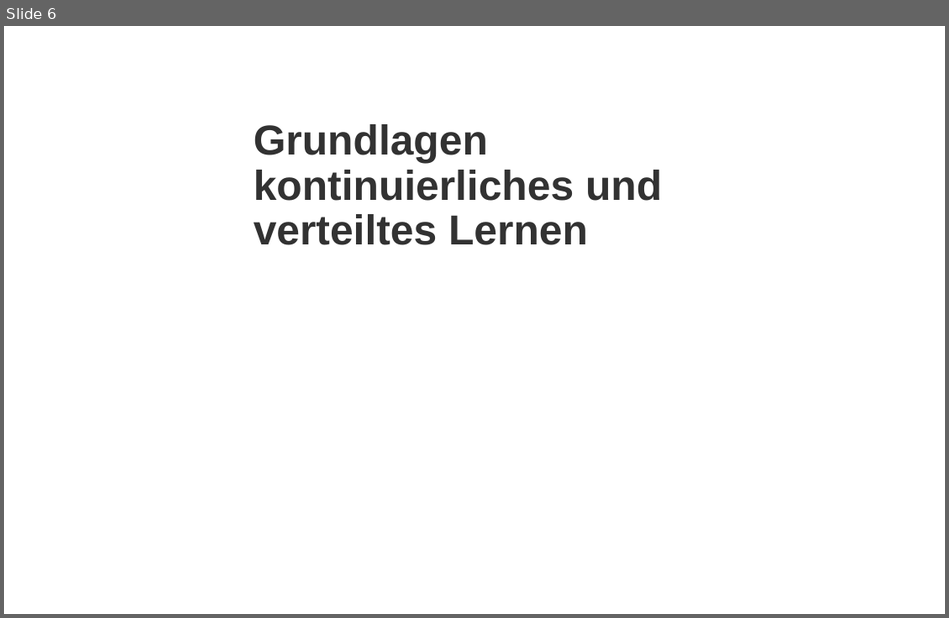
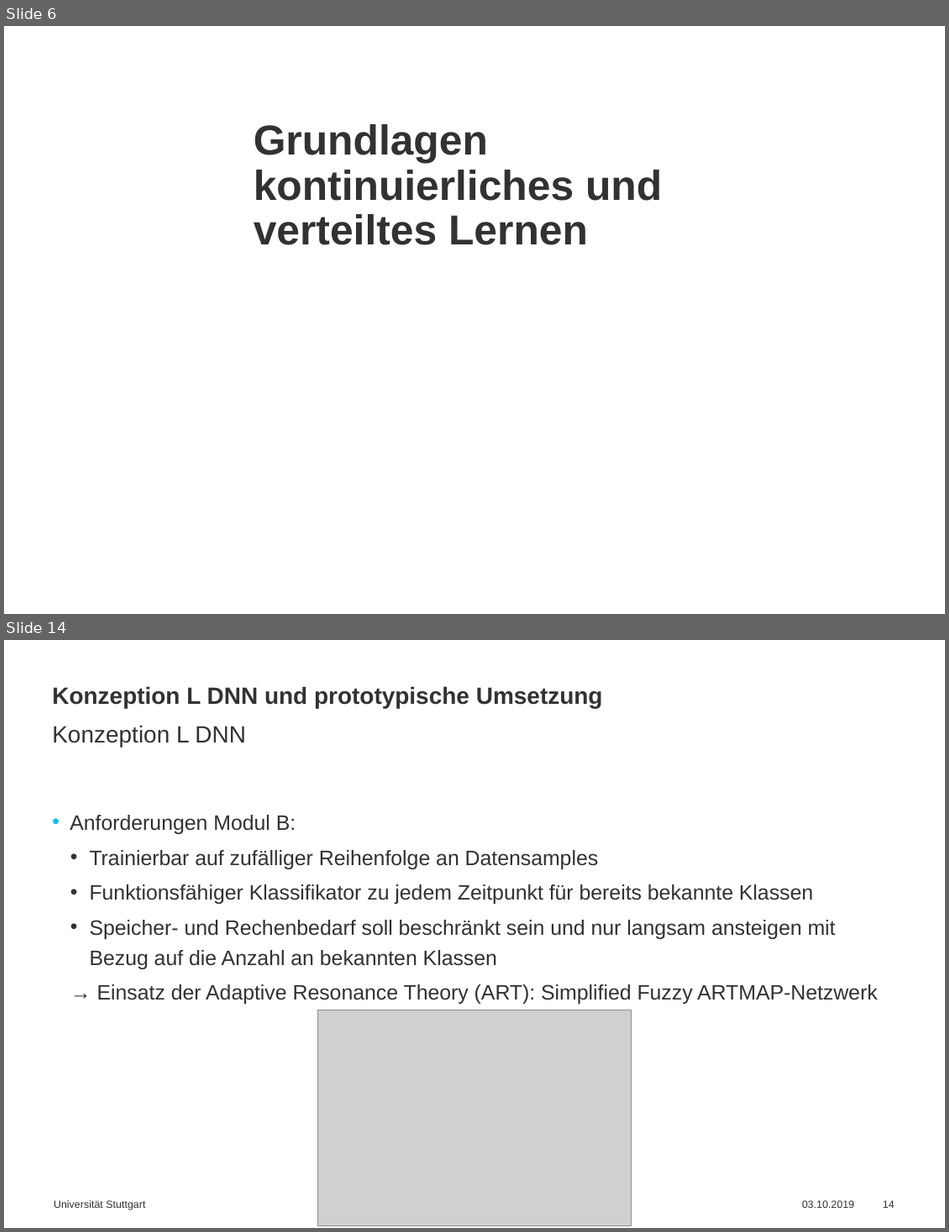
Before and after one commit to simonbuerste/Masterarbeit, a slide deck: Praesentationen/Abschlussvortrag.pptx. Shown one above the other, each under a label of ours: slide 6 before the commit, slides 6 and 14 after it; the slides between them are not shown. The pictures are 949x618 and 949x1232 pixels, drawn with LibreOffice and Linux fonts; fonts in the diff are those of the drawing; grey boxes stand for pictures; background and template pictures are left out. Boxes give left, top, right and bottom in pixels: in the first picture for what was removed or moved away, otherwise in the second. Text is boxed around its words. In the diff, an @@ line names an element or a change of style, - is before the commit and + after.

```diff
--- a/Praesentationen/Abschlussvortrag.pptx
+++ b/Praesentationen/Abschlussvortrag.pptx
@@ slide 14 added at [4,640,945,1228], background #FFFFFF @@
@@ title added at [52,686,603,708], 18 pt, text #323232, bold @@
+Konzeption L DNN und prototypische Umsetzung
@@ text added at [52,725,246,747], 18 pt, text #323232 @@
+Konzeption L DNN
@@ text added at [70,815,878,1004], 16 pt, text #323232 @@
+• Anforderungen Modul B:
+  • Trainierbar auf zufälliger Reihenfolge an Datensamples
+  • Funktionsfähiger Klassifikator zu jedem Zeitpunkt für bereits bekannte Klassen
+  • Speicher- und Rechenbedarf soll beschränkt sein und nur langsam ansteigen mit Bezug auf die Anzahl an bekannten Klassen
+  → Einsatz der Adaptive Resonance Theory (ART): Simplified Fuzzy ARTMAP-Netzwerk
@@ picture added at [317,1010,631,1226] @@
@@ text added at [54,1200,145,1210], 8 pt, text #323232 @@
+Universität Stuttgart
@@ text added at [802,1200,854,1208], 8 pt, text #323232 @@
+03.10.2019
@@ page number added at [883,1200,894,1208], 8 pt, text #323232 @@
+14
```
Also in this commit, not shown: 5 slides changed, 14 other slides added.
